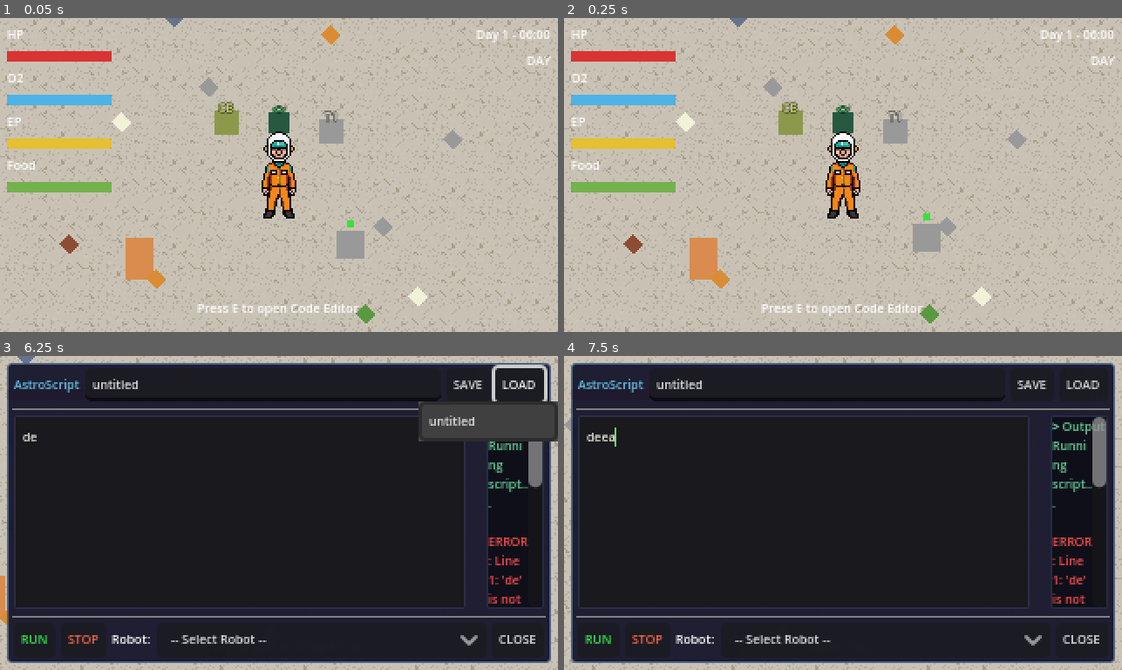
Above: before the commit, frames 1-4 (two rows, left to right).
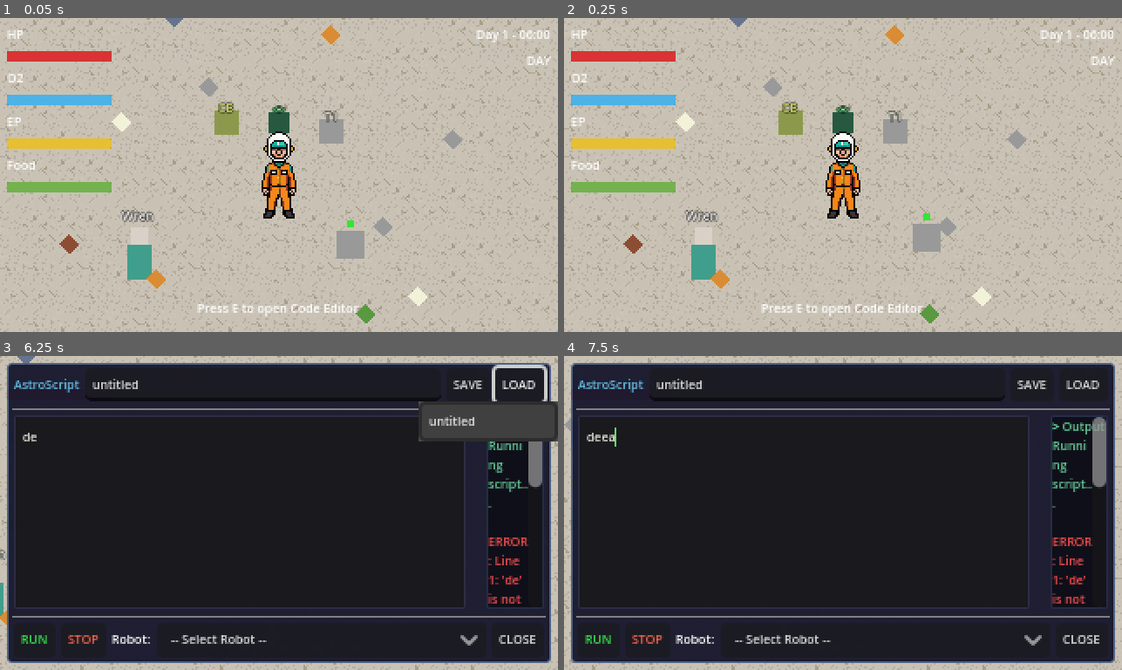
Above: after the commit, the same moments.

Repository: nauvalZulfikar/astrocode
Game: Godot game, scene res://scenes/world/main_world.tscn
Two runs of this game, one before a commit and one after it. Both use one fixed random seed, a clock stepped at 60 frames per second and the inputs below.
Inputs (mouse positions are in pixels of both pictures, inside the frame that each line leads up to):
- Up to frame 1 (0.05 s): no input
- Up to frame 2 (0.25 s): no input
- Up to frame 3 (6.25 s): tap E (interact) at 0.5 s; move the mouse to (401, 497) at 0.52 s; hold D (move_right) 0.53-1.25 s; hold E (interact) 0.53-1.25 s; click (401, 497) at 0.67 s; drag from (167, 528) to (295, 513) at 1.27 s; click "RUN" at 2 s; click "STOP" at 2.75 s; click "-- Select Robot --" at 3.5 s; click "SAVE" at 4.25 s; click "LOAD" at 5 s; move the mouse to (334, 443) at 5.77 s; hold D (move_right) from 5.78 s (still down); hold J (open_journal) from 5.78 s (still down)
- Up to frame 4 (7.5 s): release D (move_right) at 6.5 s; release J (open_journal) at 6.5 s; drag from (815, 575) to (714, 469) at 6.52 s; tap E (interact) at 7.25 s; move the mouse to (1010, 560) at 7.27 s; hold A (move_left) from 7.28 s (still down); hold Shift (sprint) from 7.28 s (still down)

The runs differ from the first frame. In frame 1, 0.8% of the frame differs, in the area x 21-28%, y 61-84%; in frame 2, 0.8%; in frame 3, 0.1%; in frame 4, nothing differs.

Commit message:
fix(npc): NPCs read as characters, not orange blobs
Wren was a featureless 16x24 box in nearly the same orange as Kade -> looked
like a faceless player-clone. Now:
- npc_base: torso + pale head silhouette (reads as a person) + name label
  above (outlined, shows npc_name)
- Wren recolored orange->teal so she's clearly distinct from the player
Regression green: 20/20 scenes, vslice 3/3, back 5/5, movement PASS.

Co-Authored-By: Claude Opus 4.8 <noreply@anthropic.com>

Diff:
--- a/scenes/npcs/npc_base.tscn
+++ b/scenes/npcs/npc_base.tscn
@@ -14,9 +14,9 @@
 script = ExtResource("1_npc")
 
 [node name="Sprite" type="ColorRect" parent="."]
-offset_left = -8.0
-offset_top = -24.0
-offset_right = 8.0
+offset_left = -7.0
+offset_top = -20.0
+offset_right = 7.0
 offset_bottom = 0.0
 color = Color(0.7, 0.7, 0.7, 1)
 
@@ -31,6 +31,25 @@
 [node name="DetectionShape" type="CollisionShape2D" parent="DetectionArea"]
 shape = SubResource("CircleShape2D_detection")
 
+[node name="Head" type="ColorRect" parent="."]
+offset_left = -5.0
+offset_top = -30.0
+offset_right = 5.0
+offset_bottom = -20.0
+color = Color(0.85, 0.82, 0.78, 1)
+
+[node name="NameLabel" type="Label" parent="."]
+offset_left = -24.0
+offset_top = -42.0
+offset_right = 24.0
+offset_bottom = -32.0
+text = "NPC"
+horizontal_alignment = 1
+vertical_alignment = 1
+theme_override_font_sizes/font_size = 7
+theme_override_constants/outline_size = 2
+theme_override_colors/font_outline_color = Color(0, 0, 0, 0.75)
+
 [node name="SpeechBubble" type="ColorRect" parent="."]
 offset_left = -3.0
 offset_top = -31.0
--- a/scenes/world/main_world.tscn
+++ b/scenes/world/main_world.tscn
@@ -64,7 +64,7 @@
 position = Vector2(-80, 60)
 npc_id = "wren"
 npc_name = "Wren"
-npc_color = Color(0.85, 0.55, 0.3, 1)
+npc_color = Color(0.25, 0.62, 0.55, 1)
 
 [node name="PauseMenu" parent="." instance=ExtResource("12_pause")]
 
--- a/scripts/npcs/npc_base.gd
+++ b/scripts/npcs/npc_base.gd
@@ -31,6 +31,12 @@
 	# Apply the placeholder color.
 	if _sprite:
 		_sprite.color = npc_color
+
+	# Show the NPC's name above their head (hidden for unnamed base NPCs).
+	var name_label: Label = $NameLabel as Label
+	if name_label:
+		name_label.text = npc_name
+		name_label.visible = npc_name != ""
 
 	# Hide speech bubble initially.
 	if _speech_bubble:
